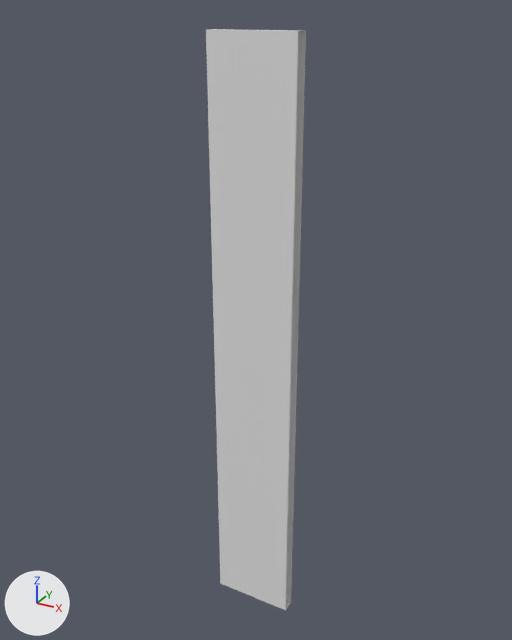
The FBX model Assets/Amir/Wall228/Wall228.fbx as it was, and as the next commit left it.
Camera for both pictures: a 50 mm camera at (-24.42, 55.36, 13.94) aimed at (-46.18, 94.93, -5.84). The lights are fixed; the arrows at lower left show +X, +Y and +Z. Where no turn or scale is listed for an object, it has been applied to the vertices.

Objects in the first picture: 'Wall228'.
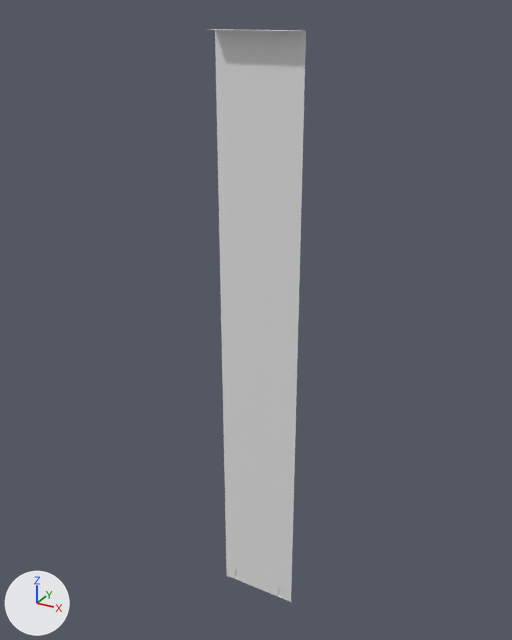
The newer file is also turned or shifted as a whole; pictures and numbers use the older file's frame.

Location of each change, (x1, y1, x2, y2) in pixels of the pictures (512 x 640 px):
'Wall228', reshaped: before (206, 29, 306, 611); after (208, 29, 306, 602)
part 1 of me_cube_2385, deleted: before (206, 30, 298, 611)

The change in detail:
me_cube_2385 has 199 vertices, 171 faces and spans x -3.0..3.0, y -0.5..0.6, z -0.3..42.0.
me_cube_2385 is used by ob_wall228; location (-45.68, 93.89, -29.19).
Verts and faces of me_cube_2385; kept vertices keep their numbers, new ones are numbered from 199.
Before the commit, vertices of me_cube_2385: 0 (-3.0, -0.5, -0.3) at pixel (220, 583), 1 (-3.0, -0.5, 42.0) at pixel (205, 29), 2 (-3.0, 0.5, -0.3), 4 (3.0, -0.5, -0.3) at pixel (285, 610), 5 (3.0, -0.5, 42.0) at pixel (298, 31).
Before the commit, vertices of me_cube_2385: 6 (3.0, 0.5, -0.3) at pixel (291, 602), 14 (1.8, 0.5, -0.3), 15 (0.6, 0.5, -0.3), 16 (-0.6, 0.5, -0.3), 17 (-1.8, 0.5, -0.3).
Before the commit, vertices of me_cube_2385: 106 (1.2, 0.5, -0.3), 123 (0.0, 0.5, -0.3), 140 (-1.2, 0.5, -0.3), 159 (2.2, 0.5, -0.3), 174 (-2.2, 0.5, -0.3).
Part 1, on me_cube_2385:
Vertices deleted: 0, 4 (with the faces that use them).
